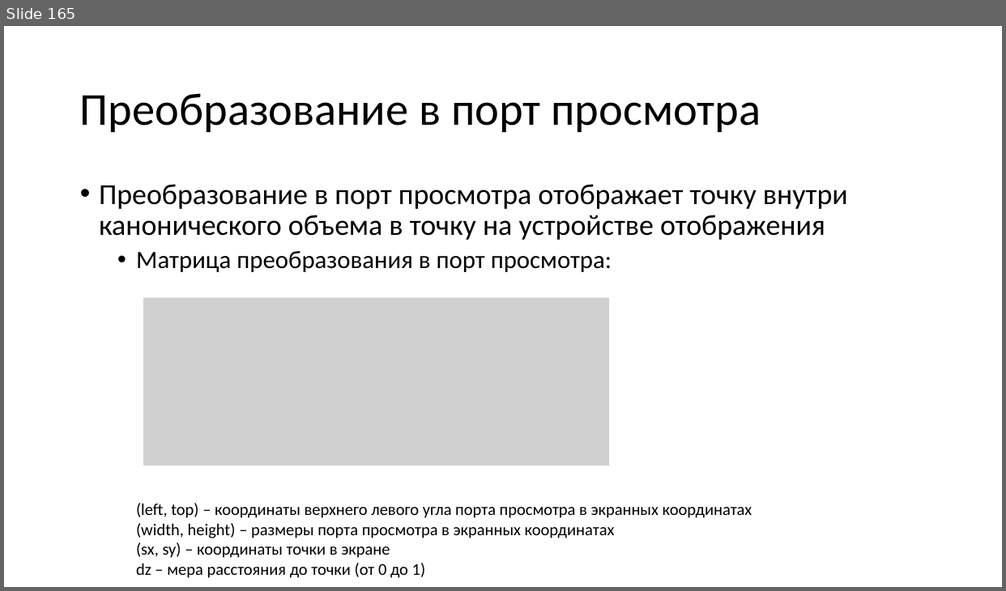
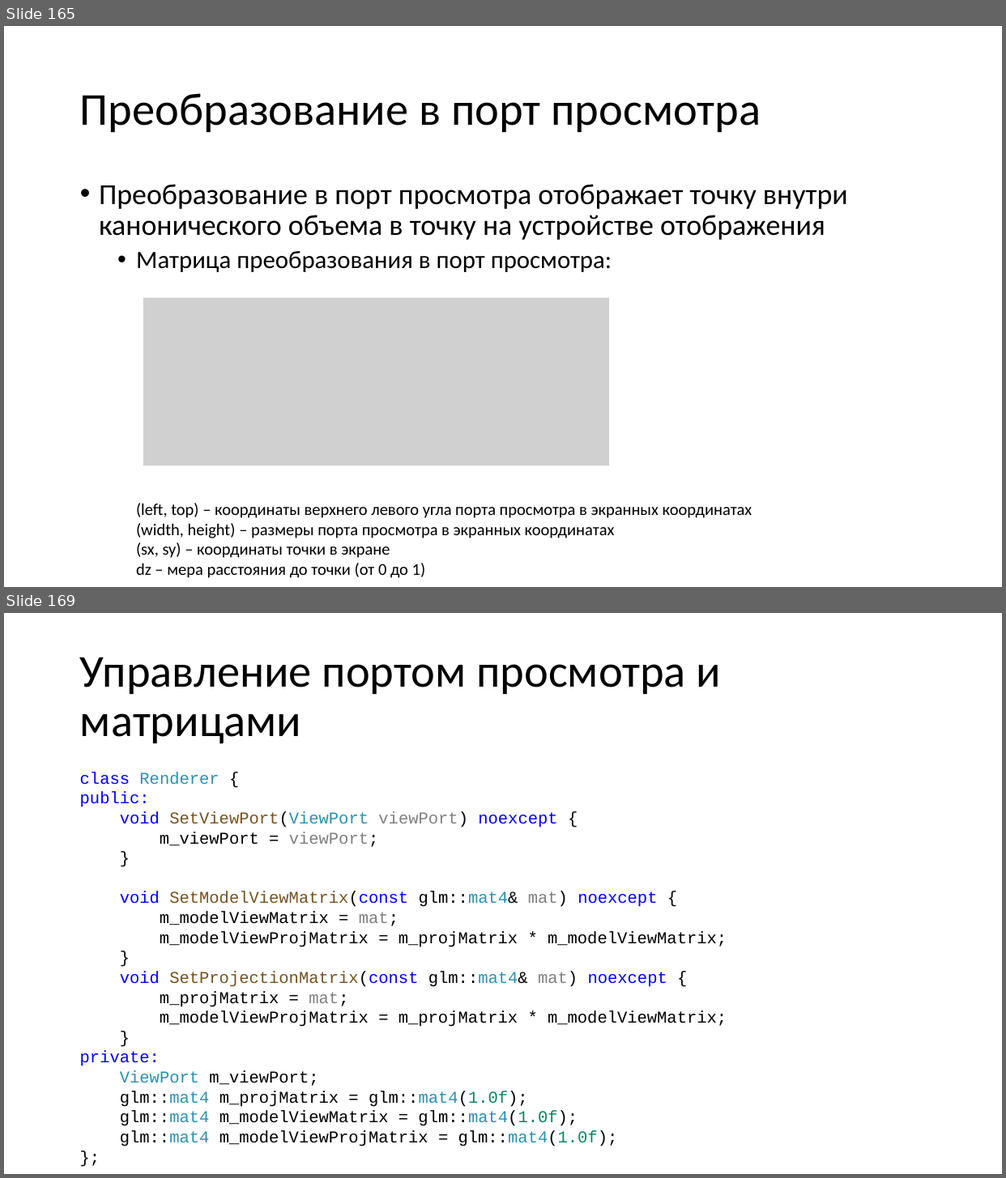
Before and after one commit to alexey-malov/cg-course, a slide deck: lectures/04/04 - Векторный анализ, трансформации и матрицы.pptx. Shown one above the other, each under a label of ours: slide 165 before the commit, slides 165 and 169 after it; the slides between them are not shown. The pictures are 1006x591 and 1006x1178 pixels, drawn with LibreOffice and Linux fonts; fonts in the diff are those of the drawing; grey boxes stand for pictures. Boxes give left, top, right and bottom in pixels: in the first picture for what was removed or moved away, otherwise in the second. Text is boxed around its words. In the diff, an @@ line names an element or a change of style, - is before the commit and + after.

```diff
--- a/lectures/04/04 - Векторный анализ, трансформации и матрицы.pptx
+++ b/lectures/04/04 - Векторный анализ, трансформации и матрицы.pptx
@@ slide 169 added at box(4, 613, 1002, 1174), background #FFFFFF @@
@@ title added at box(80, 657, 721, 744), 44 pt, text #000000 @@
+Управление портом просмотра и матрицами
@@ text added at box(80, 772, 727, 1147), 16 pt, text #000000 @@
+class Renderer {
+public:
+void SetViewPort(ViewPort viewPort) noexcept {
+m_viewPort = viewPort;
+}
+void SetModelViewMatrix(const glm::mat4& mat) noexcept {
+m_modelViewMatrix = mat;
+m_modelViewProjMatrix = m_projMatrix * m_modelViewMatrix;
+}
+void SetProjectionMatrix(const glm::mat4& mat) noexcept {
+m_projMatrix = mat;
+m_modelViewProjMatrix = m_projMatrix * m_modelViewMatrix;
+}
+private:
+ViewPort m_viewPort;
+glm::mat4 m_projMatrix = glm::mat4(1.0f);
+glm::mat4 m_modelViewMatrix = glm::mat4(1.0f);
+glm::mat4 m_modelViewProjMatrix = glm::mat4(1.0f);
+};
```
Also in this commit, not shown: 2 slides changed, 15 other slides added.
